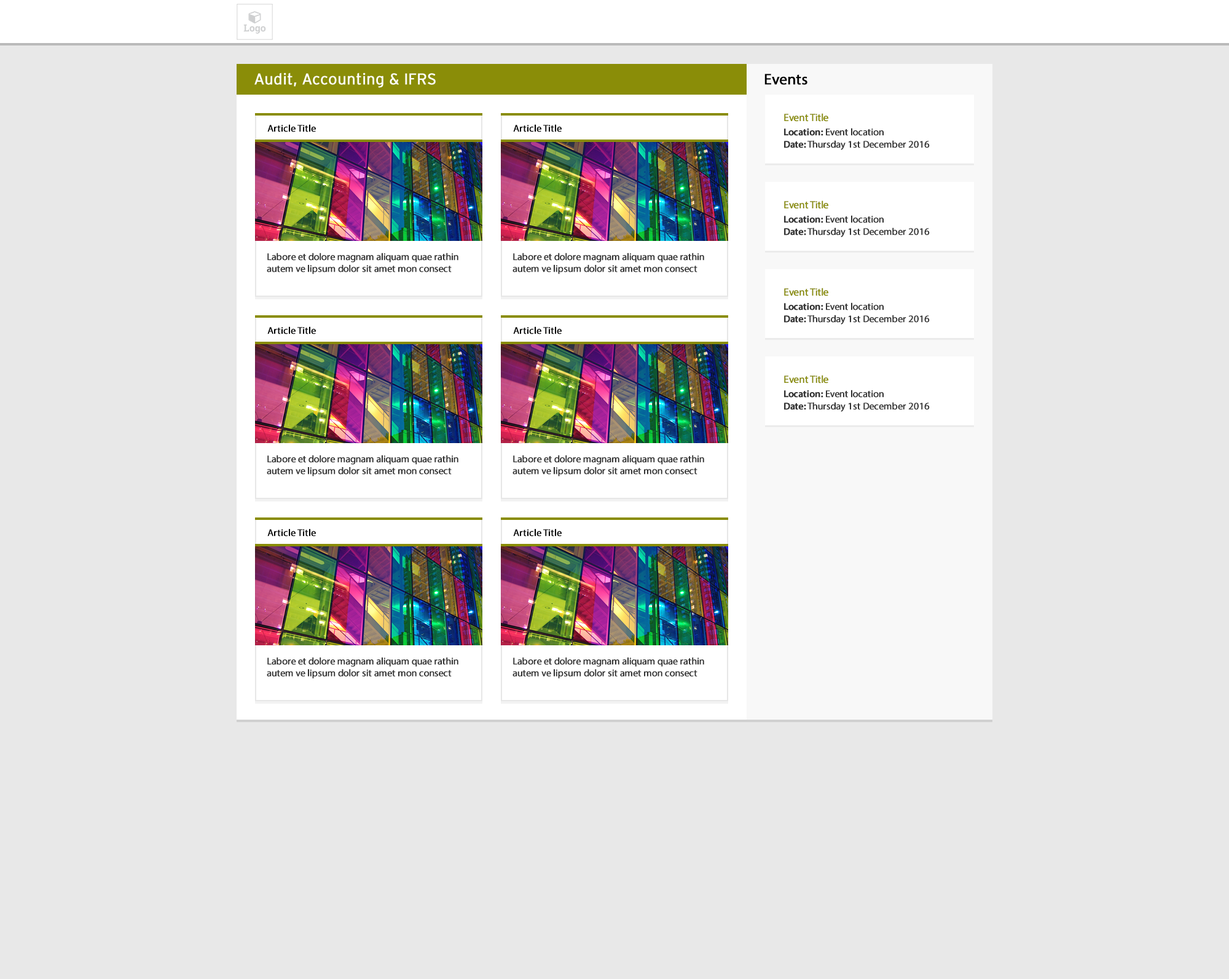
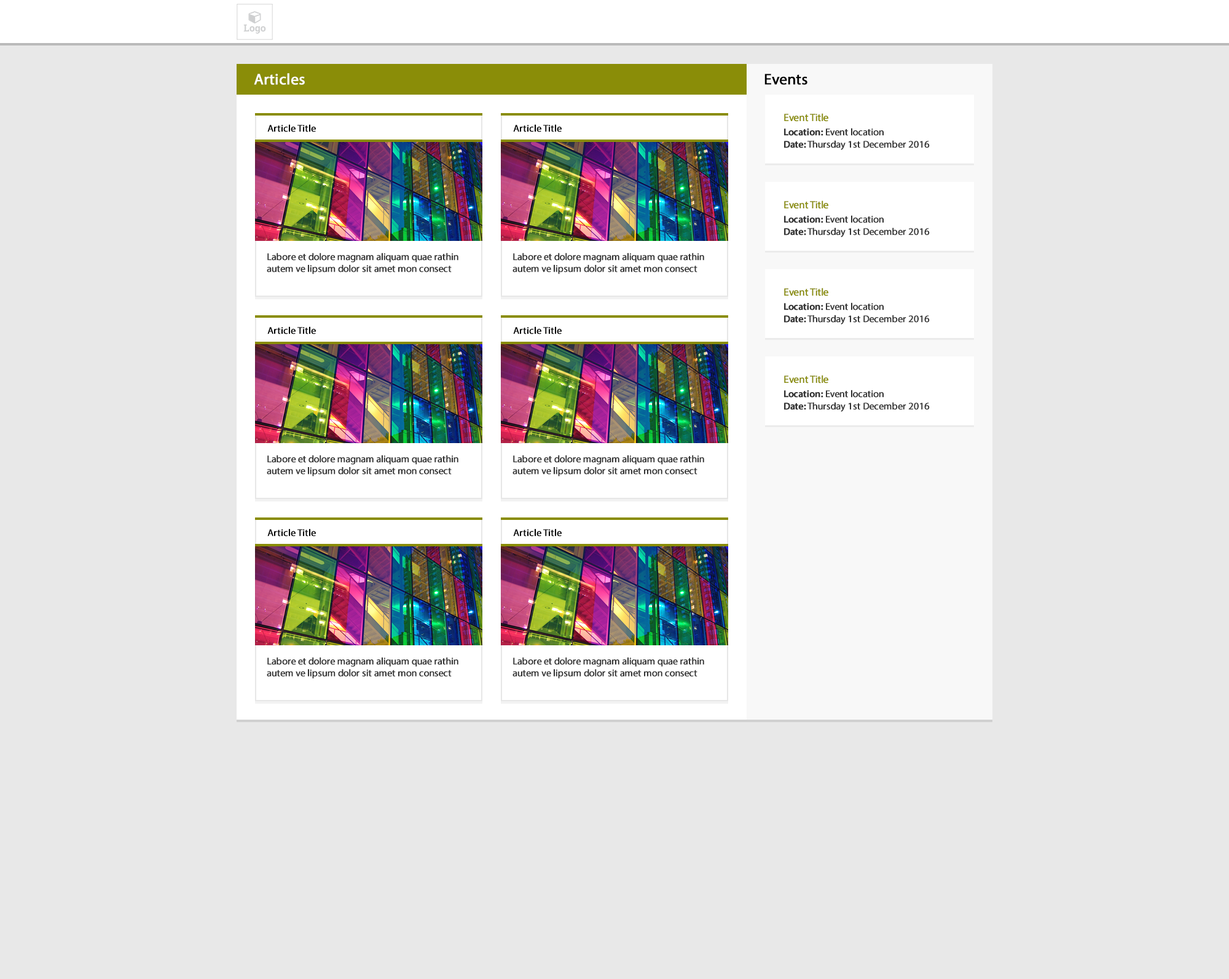
Revision of a layered 1229x979 image; what changed, layer by layer:
renamed "Audit, Accounting & IFRS" to "Articles", painted on it over (x1=253, y1=72, x2=436, y2=88)
